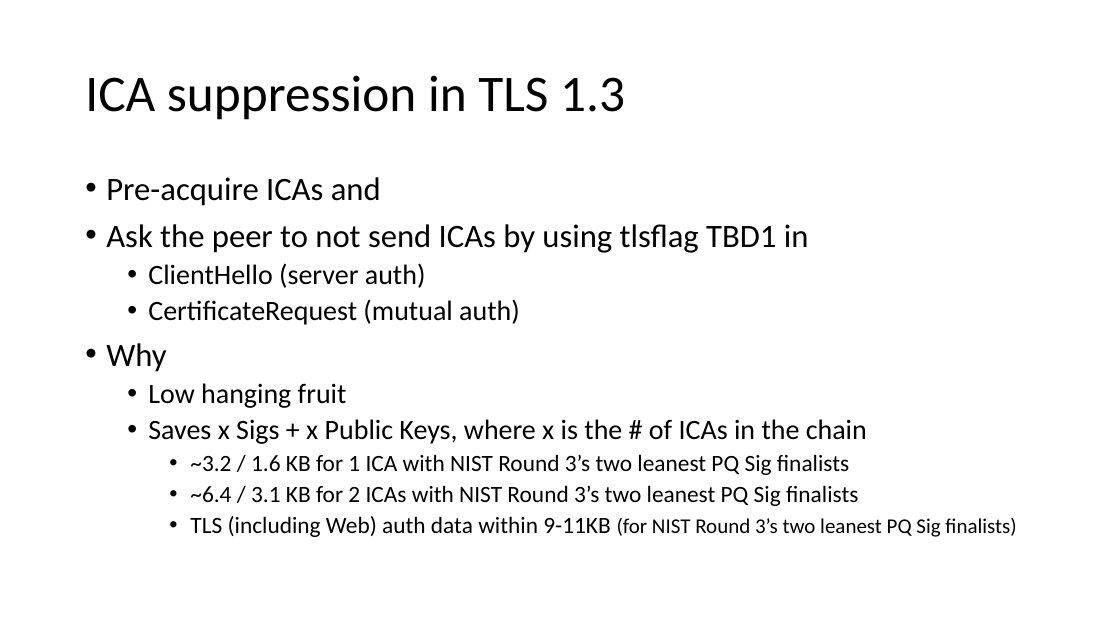
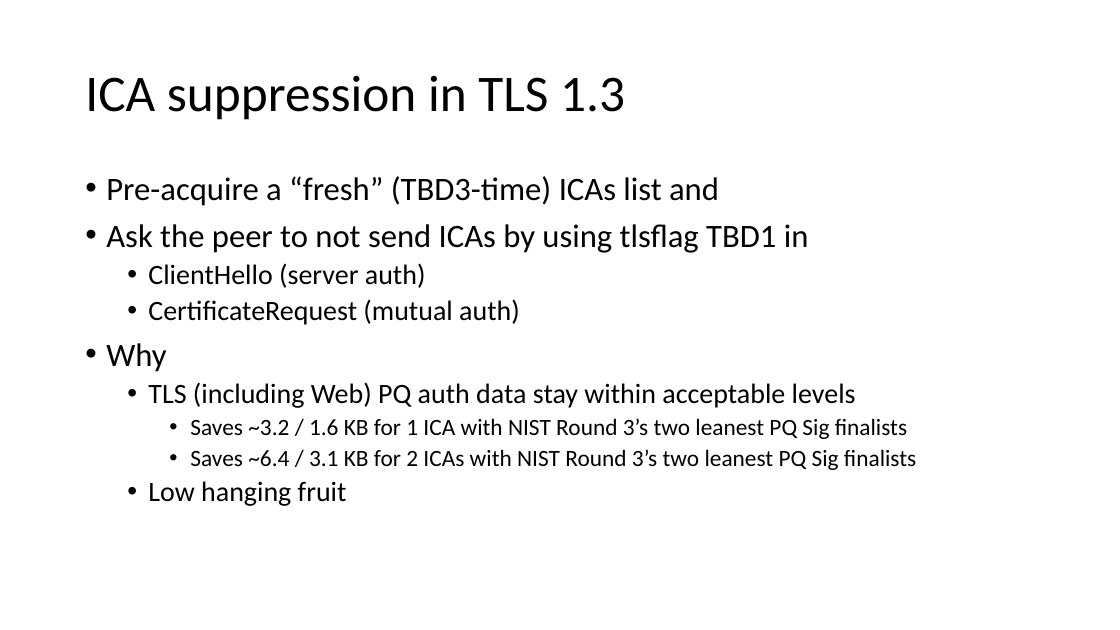
Before and after one commit to csosto-pk/tls-suppress-intermediates, a slide deck: slide 5 of IETF-presos/IETF-113 - draft-kampanakis-tls-scas-latest-00.pptx (slide 6 before the commit). Drawn at 1120x630 pixels with LibreOffice and Linux fonts; fonts in the diff are those of the drawing. Boxes give left, top, right and bottom in pixels: in the first picture for what was removed or moved away, otherwise in the second. Text is boxed around its words. In the diff, an @@ line names an element or a change of style, - is before the commit and + after.

```diff
--- a/IETF-presos/IETF-113 - draft-kampanakis-tls-scas-latest-00.pptx
+++ b/IETF-presos/IETF-113 - draft-kampanakis-tls-scas-latest-00.pptx
@@ text at <box>106,176,719,206</box>: text changed @@
-• Pre-acquire ICAs and
+• Pre-acquire a “fresh” (TBD3-time) ICAs list and
@@ text at <box>148,382,916,470</box>: paragraphs added @@
+  • TLS (including Web) PQ auth data stay within acceptable levels
+    • Saves ~3.2 / 1.6 KB for 1 ICA with NIST Round 3’s two leanest PQ Sig finalists
+    • Saves ~6.4 / 3.1 KB for 2 ICAs with NIST Round 3’s two leanest PQ Sig finalists
@@ text at <box>148,419,1016,537</box>: paragraphs removed @@
-  • Saves x Sigs + x Public Keys, where x is the # of ICAs in the chain
-    • ~3.2 / 1.6 KB for 1 ICA with NIST Round 3’s two leanest PQ Sig finalists
-    • ~6.4 / 3.1 KB for 2 ICAs with NIST Round 3’s two leanest PQ Sig finalists
-    • TLS (including Web) auth data within 9-11KB (for NIST Round 3’s two leanest PQ Sig finalists)
```
Also in this commit, not shown: 5 other slides changed, 2 slides removed.
